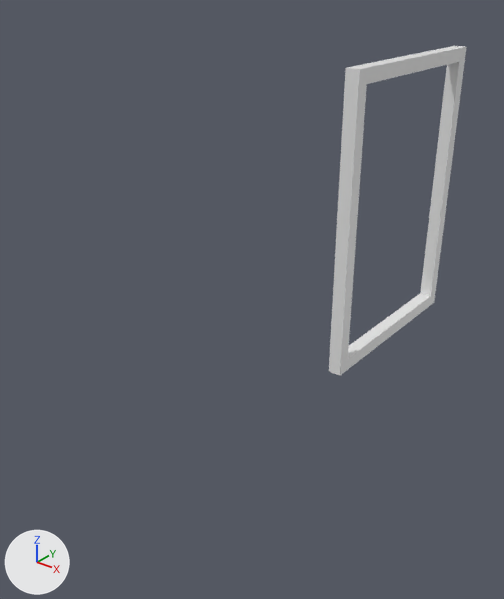
An edit to the Blender file space_door.blend, drawn before and after from the same camera.
One viewpoint serves both versions: a camera (50 mm lens) standing at (46.6, -94.0, 55.0) and looking at (-3.2, -31.9, 16.4). The axes (+X, +Y, +Z) are drawn at lower left. The lights are the same throughout. The older version comes first.

Script lines for the objects in view, before the commit:
```python
me_cube_004 = bpy.data.meshes.new('Cube.004')
me_cube_004.from_pydata(...)  # a box spanning x -1.0..1.0, y -1.0..1.0, z -1.0..1.0, material slot 0; a box spanning x -1.0..1.0, y 0.9..1.0, z 1.0..41.0, material slot 1; a box spanning x -1.0..1.0, y -1.0..-0.9, z 1.0..41.0, material slot 2; a box spanning x -1.0..1.0, y -1.0..1.0, z 41.0..43.0, material slot 3
me_cube_004.materials.append(mat_material_004)  # white #e7e7e7
me_cube_004.materials.append(mat_material)  # white #e7e7e7
me_cube_004.materials.append(mat_material_001)  # white #e7e7e7
me_cube_004.materials.append(mat_material_003)  # white #e7e7e7
ob_doorframe = bpy.data.objects.new('doorframe', me_cube_004)
ob_doorframe.location = (0.0, 0.0, 0.0)
ob_doorframe.scale = (1.0, 16.0, 1.0)
```
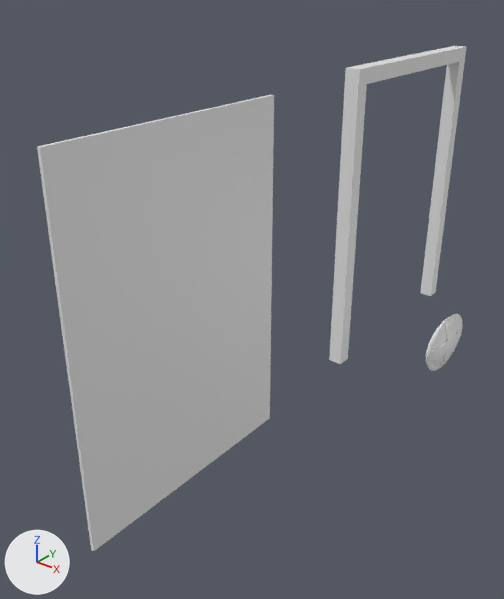
The newer file is also turned or shifted as a whole; pictures and numbers use the older file's frame.

What differs and where, as boxes (x1, y1, x2, y2) in the pictures (504 x 599 px):
'openabledoor', added: after (37, 95, 274, 551)
'doorframe', reshaped: before (329, 46, 466, 376); after (329, 46, 466, 364)
'lightcross', added: after (429, 318, 463, 367)
'lightframe', added: after (427, 314, 462, 371)
'light', added: after (426, 318, 461, 366)
part 1 of me_cube_004, cut back: before (329, 286, 436, 376); after (329, 286, 436, 364)

The edits, one by one:
me_cube_004 is used by ob_doorframe; location (0.0, 0.0, 0.0); scale (1.0, 16.0, 1.0).
me_cube_004 had 32 vertices, 24 faces and spanned x -1.0..1.0, y -1.0..1.0, z -1.0..43.0.
me_cube_004 no longer uses material mat_material_004 (white #e7e7e7).
me_cube_004 now has 24 vertices, 18 faces and spans x -1.0..1.0, y -1.0..1.0, z 1.0..43.0.
Part 1, on me_cube_004:
8 vertices are removed from x -1.0..1.0, y -1.0..1.0, z -1.0..1.0.
14 faces are deleted.
4 new faces join them, mat_material (white #e7e7e7).
4 new faces join them, mat_material_001 (white #e7e7e7).
Mesh me_cube_008 is new.
It is a box spanning x -1.0..1.0, y -1.0..1.0, z -1.0..1.0.
Mesh me_torus is new.
It is a torus around z (ring radius 1.0, tube radius 0.25) spanning x -1.25..1.25, y -1.25..1.25, z -0.25..0.25.
Mesh me_sphere_001 is new.
It has 398 vertices, 352 faces and spans x -1.0..1.0, y -1.0..1.0, z -1.0..1.0.
Mesh me_sphere is new.
It is a UV sphere (32 segments, 16 rings, poles along z) spanning x -1.0..1.0, y -1.0..1.0, z -1.0..1.0.
Object 'openabledoor' (ob_openabledoor) is new; it shows me_cube_008.
Its location is (0.0, -47.3, 21.0).
Its scale is (0.2, 15.0, 21.0).
Object 'lightframe' (ob_lightframe) is new; it shows me_torus.
Its location is (10.2, 0.0, 1.0).
Its rotation in degrees is (0, 90, 0).
Its scale is (3.5, 5.0, 1.0).
Object 'lightcross' (ob_lightcross) is new; it shows me_sphere_001.
Its location is (10.2, 0.0, 1.0).
Its scale is (1.0, 6.0, 4.0).
Object 'light' (ob_light) is new; it shows me_sphere.
Its location is (10.0, 0.0, 1.0).
Its scale is (1.0, 6.0, 4.0).
